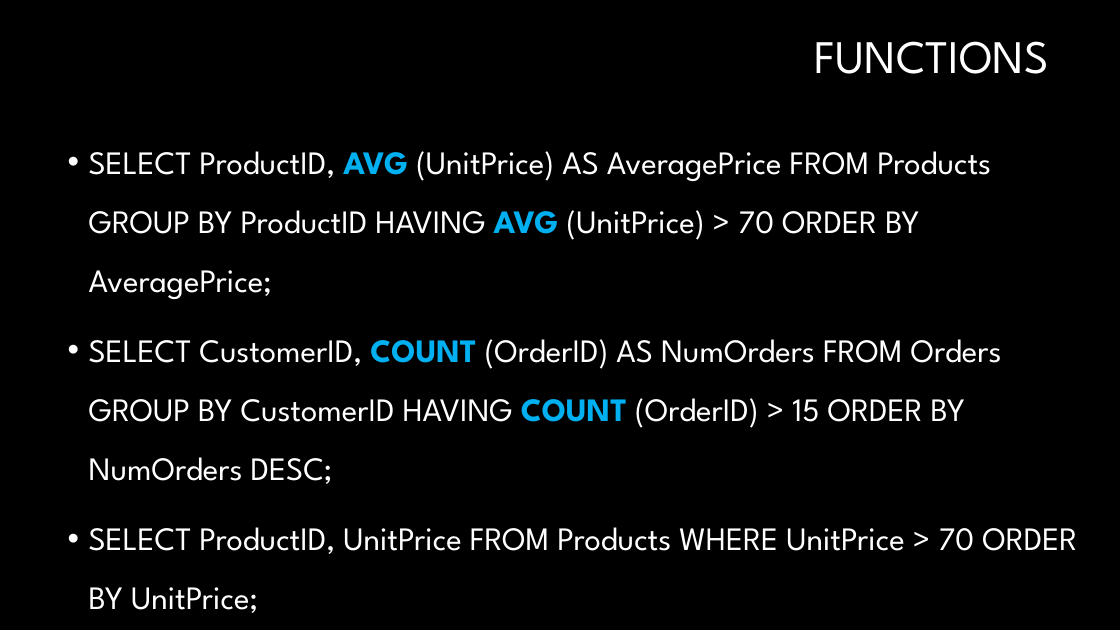
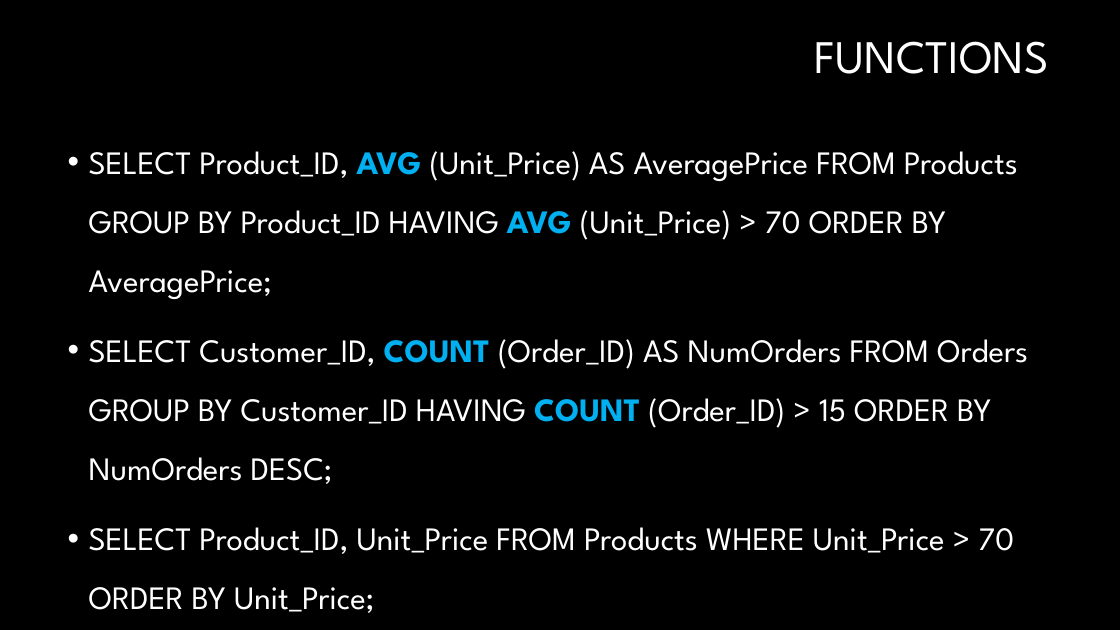
Before and after one commit to VKRISHNANB/postgres, a slide deck: slide 21 of slides/2psql1.pptx. Drawn at 1120x630 pixels with LibreOffice and Linux fonts; fonts in the diff are those of the drawing; background and template pictures are left out. Boxes give left, top, right and bottom in pixels: in the first picture for what was removed or moved away, otherwise in the second. Text is boxed around its words. In the diff, an @@ line names an element or a change of style, - is before the commit and + after.

```diff
--- a/slides/2psql1.pptx
+++ b/slides/2psql1.pptx
@@ text at box(89, 151, 1028, 613): text changed @@
-• SELECT ProductID, AVG (UnitPrice) AS AveragePrice FROM Products GROUP BY ProductID HAVING AVG (UnitPrice) > 70 ORDER BY AveragePrice;
-• SELECT CustomerID, COUNT (OrderID) AS NumOrders FROM Orders GROUP BY CustomerID HAVING COUNT (OrderID) > 15 ORDER BY NumOrders DESC;
-• SELECT ProductID, UnitPrice FROM Products WHERE UnitPrice > 70 ORDER BY UnitPrice;
+• SELECT Product_ID, AVG (Unit_Price) AS AveragePrice FROM Products GROUP BY Product_ID HAVING AVG (Unit_Price) > 70 ORDER BY AveragePrice;
+• SELECT Customer_ID, COUNT (Order_ID) AS NumOrders FROM Orders GROUP BY Customer_ID HAVING COUNT (Order_ID) > 15 ORDER BY NumOrders DESC;
+• SELECT Product_ID, Unit_Price FROM Products WHERE Unit_Price > 70 ORDER BY Unit_Price;
```
Also in this commit, not shown: 33 other slides changed, 1 slide removed, 4 other files.
